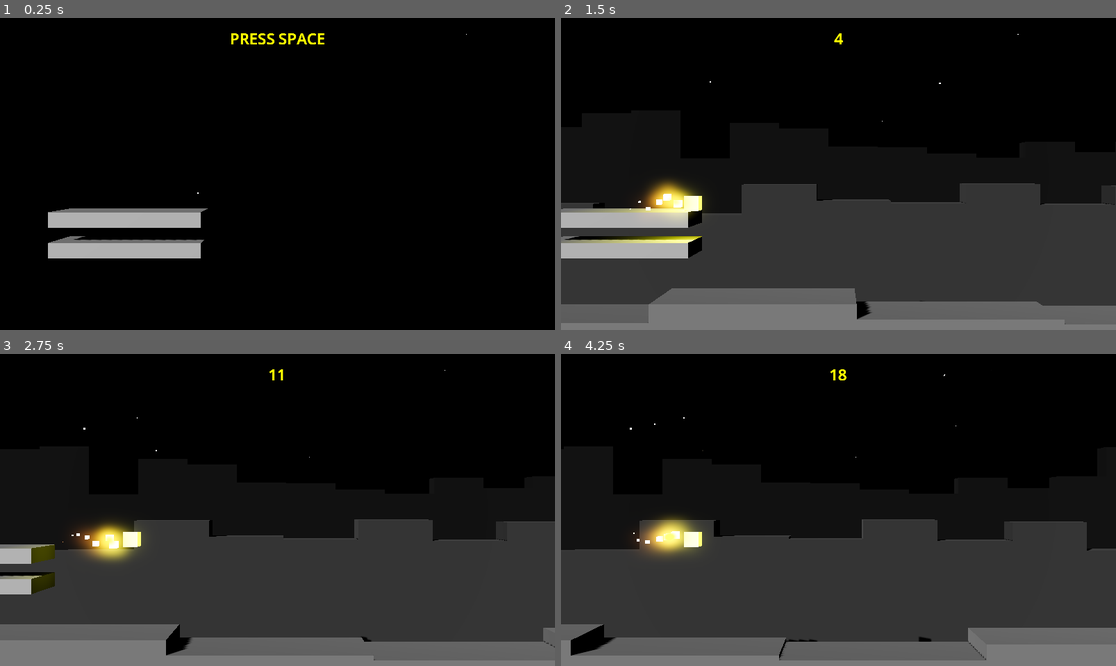
Above: before the commit, frames 1-4 (two rows, left to right).
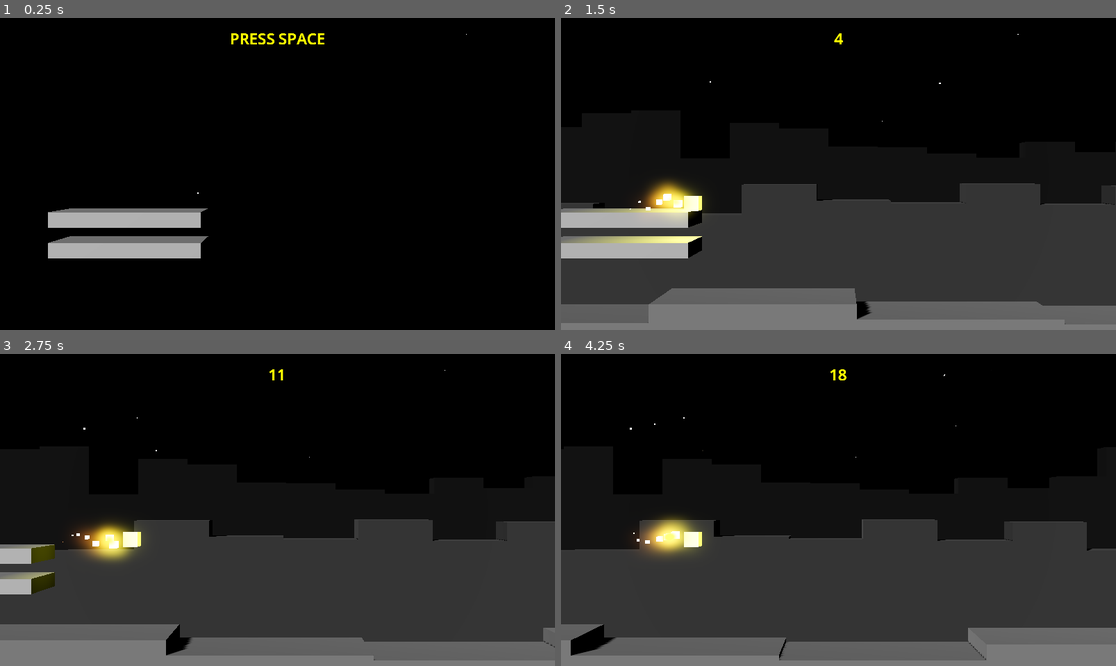
Above: after the commit, the same moments.

Repository: wangbinyq/prototypes
Game: Godot game, scene res://runner/runner.tscn
Same seed, same stepped clock (60 frames per second), same inputs: the game is played once before the commit and once after it.
Inputs (mouse positions are in pixels of both pictures, inside the frame that each line leads up to):
- Up to frame 1 (0.25 s): no input
- Up to frame 2 (1.5 s): tap Space at 0.5 s; move the mouse to (960, 158) at 0.52 s; hold Right (ui_right) 0.53-1.28 s; click (960, 158) at 0.67 s; tap Enter (ui_accept) at 0.77 s; move the mouse to (727, 189) at 1.27 s; hold Left (ui_left) from 1.28 s (still down)
- Up to frame 3 (2.75 s): tap Enter (ui_accept) at 1.52 s; move the mouse to (333, 441) at 2.02 s; release Left (ui_left) at 2.03 s; hold Right (ui_right) from 2.03 s (still down)
- Up to frame 4 (4.25 s): move the mouse to (810, 572) at 2.77 s; click (810, 572) at 2.92 s; tap Enter (ui_accept) at 3.02, 3.77 s; move the mouse to (1005, 556) at 3.52 s; release Right (ui_right) at 3.53 s; hold Left (ui_left) from 3.53 s (still down)

The runs differ from the first frame. In frame 1, 0.3% of the frame differs, in the area x 13-38%, y 69-72%; in frame 2, 0.3%, in the area x 0-65%, y 61-91%; in frame 3, 0.1%; in frame 4, less than 0.1%.

Commit message:
feat(runner): disable shadow casting on scene meshes

Diff:
--- a/runner/runner.tscn
+++ b/runner/runner.tscn
@@ -115,11 +115,13 @@
 
 [node name="MeshInstance3D" type="MeshInstance3D" parent="Scene"]
 transform = Transform3D(1, 0, 0, 0, 1, 0, 0, 0, 1, 0, -1, 0)
+cast_shadow = 0
 mesh = SubResource("BoxMesh_7hwnl")
 skeleton = NodePath("../..")
 
 [node name="MeshInstance3D2" type="MeshInstance3D" parent="Scene"]
 transform = Transform3D(1, 0, 0, 0, 1, 0, 0, 0, 1, 0, -3, 0)
+cast_shadow = 0
 mesh = SubResource("BoxMesh_7hwnl")
 skeleton = NodePath("../..")
 
--- a/runner/runner_player.tscn
+++ b/runner/runner_player.tscn
@@ -82,4 +82,5 @@
 omni_attenuation = 2.0
 
 [node name="Mesh" type="MeshInstance3D" parent="."]
+cast_shadow = 0
 mesh = SubResource("BoxMesh_rakw6")
